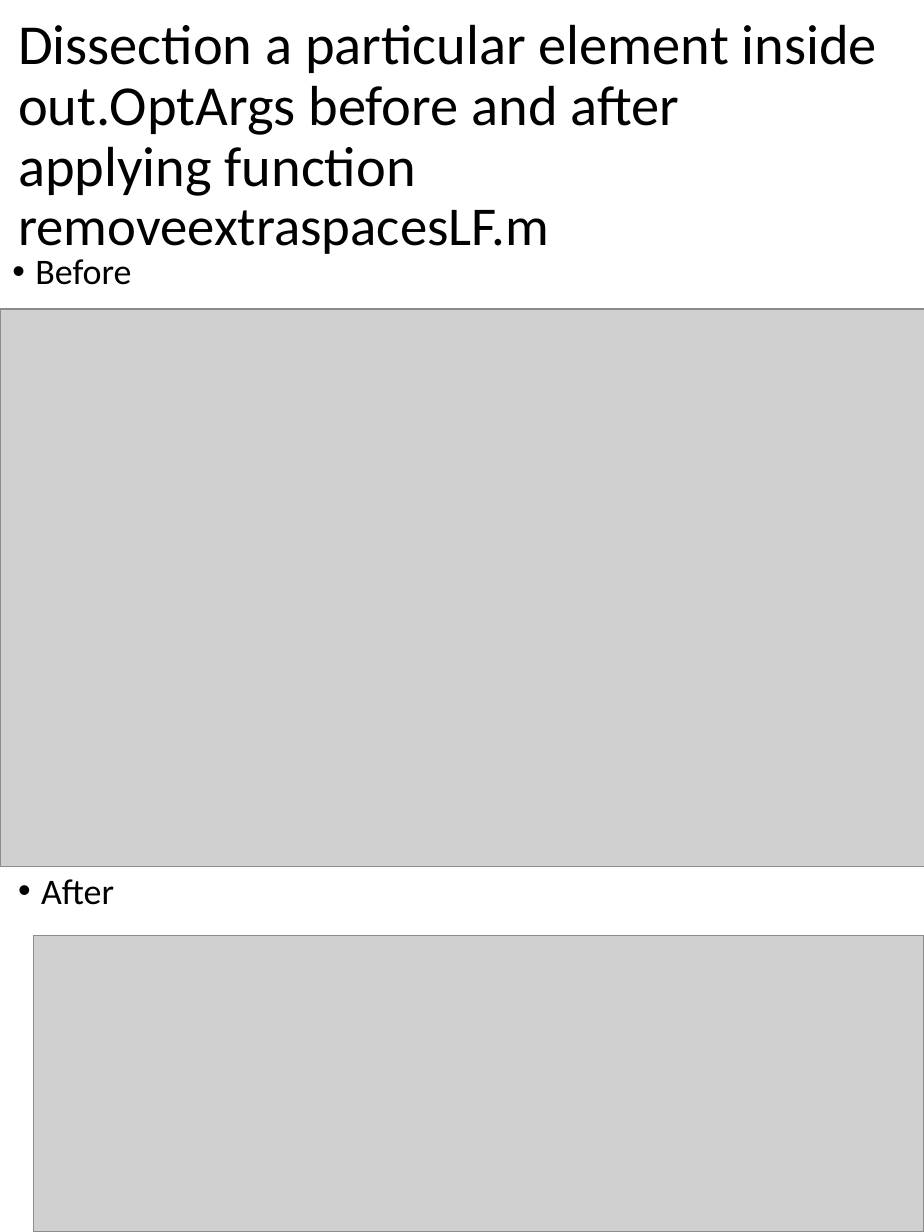
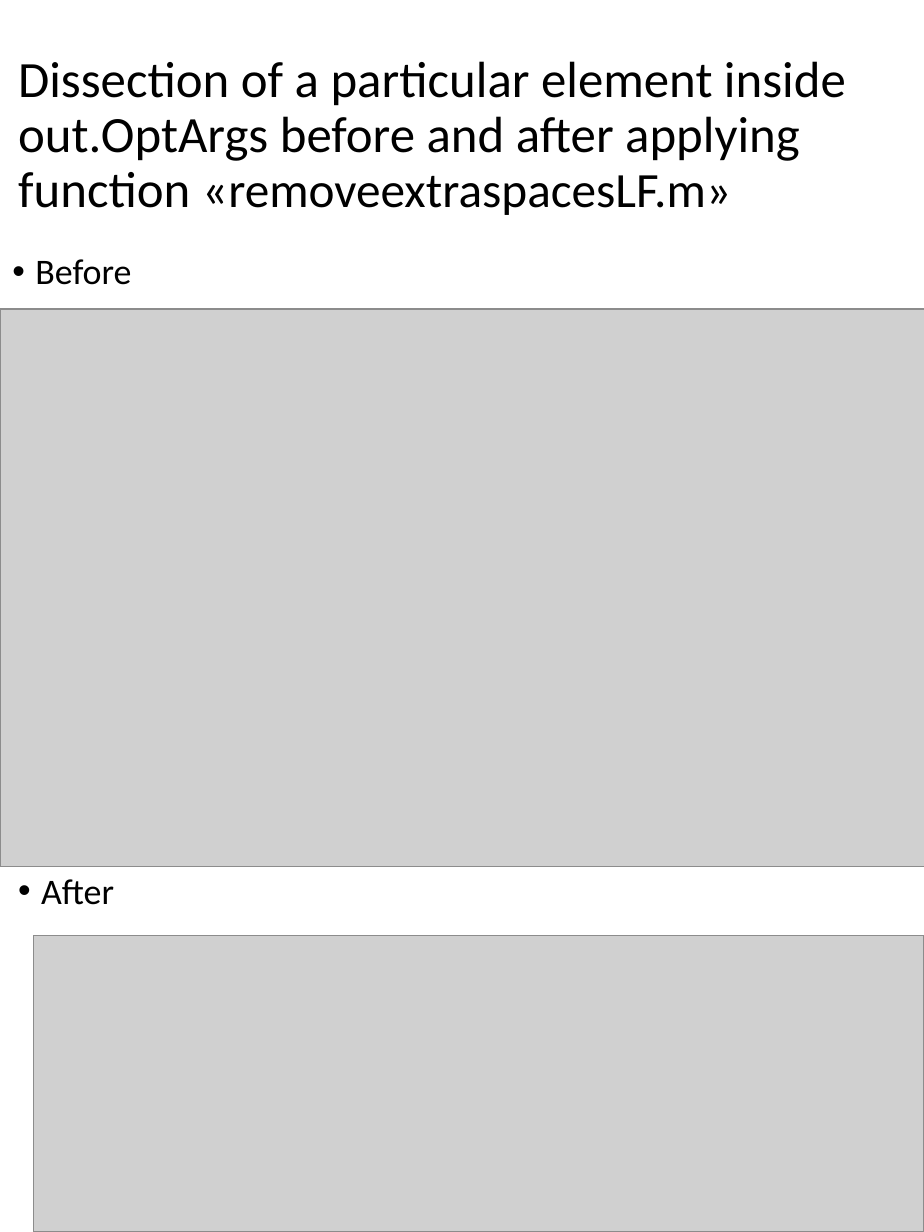
Before and after one commit to kvcorb/FSDA, a slide deck: slide 15 of utilities_help/FlowChart.pptx. Drawn at 924x1232 pixels with LibreOffice and Linux fonts; fonts in the diff are those of the drawing; grey boxes stand for pictures. Boxes give left, top, right and bottom in pixels: in the first picture for what was removed or moved away, otherwise in the second. Text is boxed around its words. In the diff, an @@ line names an element or a change of style, - is before the commit and + after.

Commit message:
updated some typos corrected

Former-commit-id: 82954a59b2c6fd9b68f001ccd1541e0bde33377e

```diff
--- a/utilities_help/FlowChart.pptx
+++ b/utilities_help/FlowChart.pptx
@@ title at [18, 61, 846, 215]: text changed; size 33 to 29.7 pt @@
-Dissection a particular element inside out.OptArgs before and after applying function removeextraspacesLF.m
+Dissection of a particular element inside out.OptArgs before and after applying function «removeextraspacesLF.m»
```
Also in this commit, not shown: 5 other slides changed.
